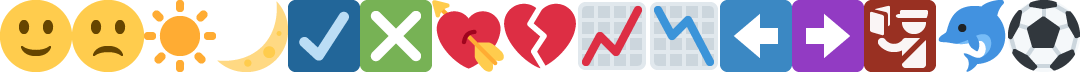
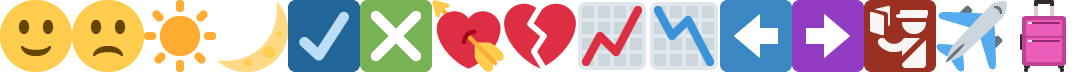
The second 1080 x 72 image is a revision of the first. Changes to its layers:
renamed "26bd.png copy" to "1f9f3.png copy", moved it above "2708.png copy", painted on it over (1008, 0, 1080, 72)
renamed "1f42c.png copy" to "2708.png copy", painted on it over (936, 0, 1007, 72)
